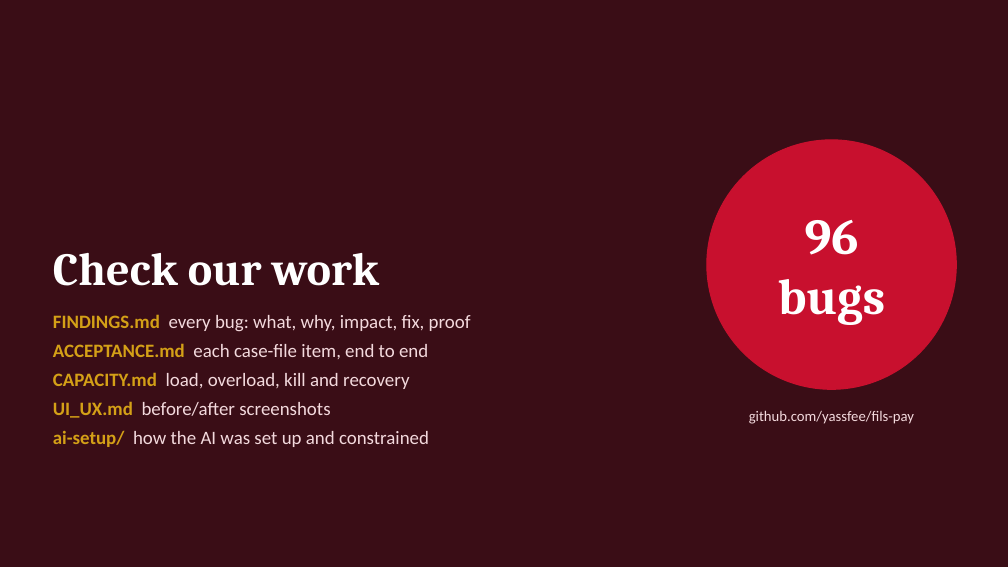
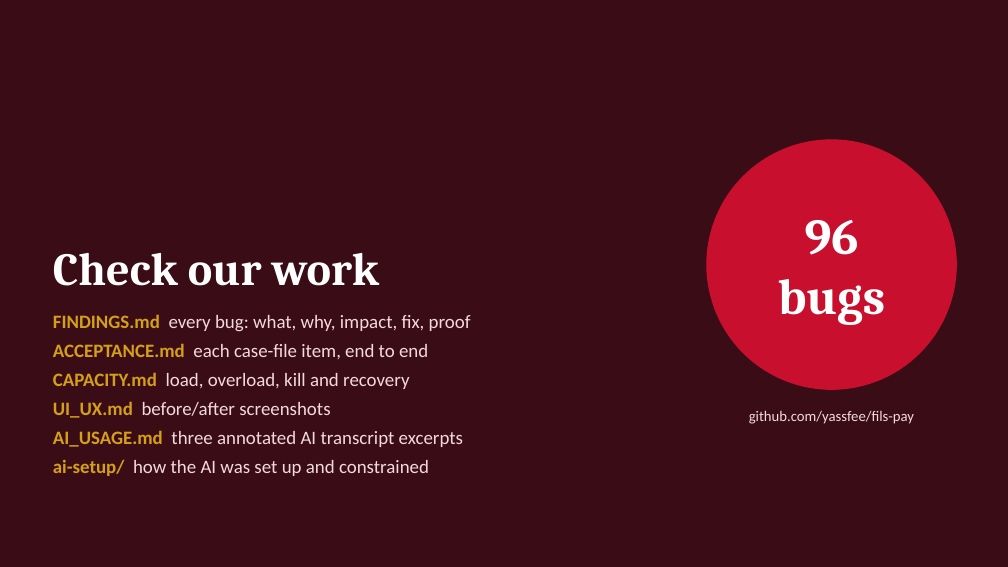
Before and after one commit to yassfee/fils-pay, a slide deck: slide 14 of docs/presentation/FilsPay-final.pptx (slide 13 before the commit). Drawn at 1008x567 pixels with LibreOffice and Linux fonts; fonts in the diff are those of the drawing. Boxes give left, top, right and bottom in pixels: in the first picture for what was removed or moved away, otherwise in the second. Text is boxed around its words. In the diff, an @@ line names an element or a change of style, - is before the commit and + after.

```diff
--- a/docs/presentation/FilsPay-final.pptx
+++ b/docs/presentation/FilsPay-final.pptx
@@ text at (53,430,463,447): paragraph added @@
+AI_USAGE.md three annotated AI transcript excerpts
```
Also in this commit, not shown: 4 other slides changed, 1 slide added, 2 other files.
